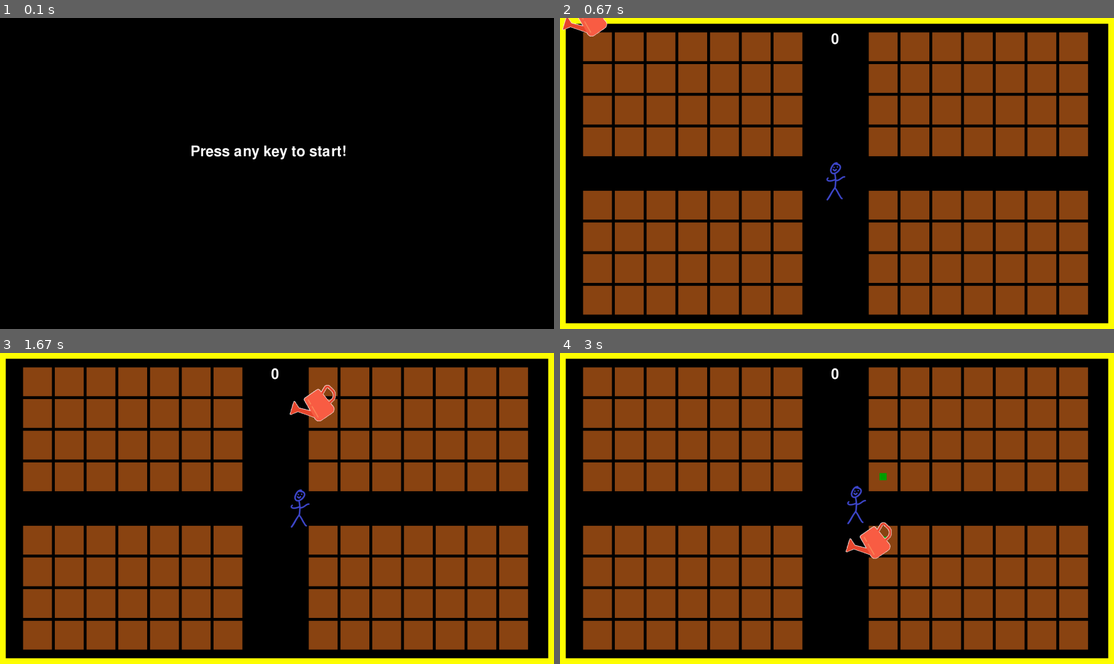
Above: before the commit, frames 1-4 (two rows, left to right).
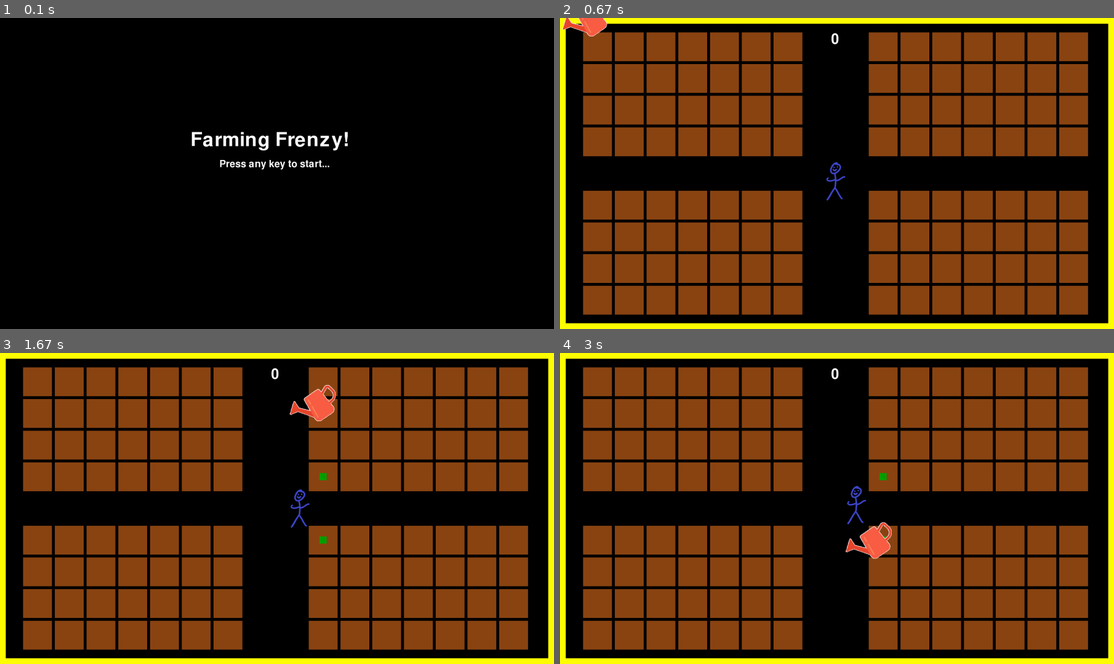
Above: after the commit, the same moments.

Repository: randaz99/PyGame-Farming-Simulator
Game: pygame game, started from Main.py
The game is run twice, just before and just after one commit, with the same random seed, the same clock (stepped at 60 frames per second) and the same inputs.
Inputs (mouse positions are in pixels of both pictures, inside the frame that each line leads up to):
- Up to frame 1 (0.1 s): no input
- Up to frame 2 (0.67 s): tap Enter at 0.33 s
- Up to frame 3 (1.67 s): press the mouse at (105, 583) at 0.7 s; move the mouse to (232, 489) at 0.8 s; release the mouse at (360, 399) at 0.93 s; hold Right 1-1.47 s; click (481, 617) at 1.08 s; hold Up from 1.5 s (still down); click (288, 402) at 1.58 s
- Up to frame 4 (3 s): release Up at 1.8 s; hold Right 1.83-2.3 s; click (704, 446) at 1.92 s; hold Left 2.33-2.87 s; click (809, 589) at 2.42 s; hold Down from 2.9 s (still down); click (842, 542) at 2.98 s

The runs differ from the first frame. In frame 1, 1.4% of the frame differs, in the area x 34-63%, y 36-49%; in frame 2, nothing differs; in frame 3, less than 0.1%; in frame 4, nothing differs.

Commit message:
added sounds

Diff:
--- a/Game.py
+++ b/Game.py
@@ -12,15 +12,21 @@
 
     def __init__(self):
         pygame.init()
-        pygame.mixer.init()
 
         scrRes = (1920, 1080)
         self.screen = pygame.display.set_mode(scrRes)
         pygame.display.set_caption('HW3_FarmingSim_Randazzo')
         self.clock = pygame.time.Clock()
 
+        pygame.mixer.init()
+        pygame.mixer.music.load("data/sounds/mary-had-a-little-lamb-blues-instrumental-191224.mp3")
+        pygame.mixer.music.set_volume(0.5)
+        pygame.mixer.music.play(loops=-1)
+
         self.start = False
-        self.titleText = Text(text="Press any key to start!", pos=(self.screen.width // 2 - 300, self.screen.height // 2 - 100))
+        self.title = Text(text="Farming Frenzy!", fontSize=100, pos=(self.screen.width // 2 - 300, self.screen.height // 2 - 150))
+        self.titleText = Text(text="Press any key to start...", fontSize=50, pos=(self.screen.width // 2 - 200, self.screen.height // 2 - 50))
+        self.screen.blit(self.title.img, self.title.collisionRect)
         self.screen.blit(self.titleText.img, self.titleText.collisionRect)
         pygame.display.update()
         while not self.start:
@@ -32,6 +38,8 @@
                     self.start = True
 
         self.player = Player(img=pygame.image.load("data/images/player.png"), pos=(self.screen.width // 2 - 50,self.screen.height // 2 - 50), colorKey=(0,0,0))
+
+        self.wateringSoundEffect = pygame.mixer.Sound("data/sounds/watering-with-a-watering-can-39121_hYEqqE5m.mp3")
         self.mouseOrigionalImg = pygame.image.load("data/images/WateringCan.PNG")
         self.mousePressedImg = self.mouseOrigionalImg.copy()
         self.mousePressedImg.fill((50,50,255), special_flags=pygame.BLEND_RGB_MULT)
@@ -132,8 +140,13 @@
             self.mouse.collisionRect = pygame.Rect(adjustedPos[0], adjustedPos[1], self.mouse.width, self.mouse.height)
             if pygame.mouse.get_pressed(num_buttons=3)[0] == True:
                 self.mouse.img = self.mousePressedImg
+                if not playing:
+                    self.wateringSoundEffect.play(loops=-1)
+                    playing = True
             else:
                 self.mouse.img = self.mouseOrigionalImg
+                self.wateringSoundEffect.stop()
+                playing = False
 
             # Pickup detection
             for pickup in self.pickups:
--- a/Plot.py
+++ b/Plot.py
@@ -17,7 +17,9 @@
         self.stageTimeRemaining = self.stageTime
         self.plant = None
         self.coolingDown = False
-        self.coolDownStartTime = pygame.time.get_ticks() - 500
+        self.coolDownStartTime = -3000
+        self.plantingSoundEffect = pygame.mixer.Sound("data/Sounds/Record 2024-10-24 at 18h18m13s-[AudioTrimmer.com].wav")
+        self.plantingSoundEffect.set_volume(0.5)
 
     @classmethod
     def setWaterBoost(cls, active):
@@ -55,6 +57,7 @@
                     adjustedPlotPos = (self.pos[0] + 75 / 2, self.pos[1] + 75 / 2)
                     self.plant = Entity(img=pygame.Surface((25, 25)), pos=adjustedPlotPos, color=(0, 160, 0))
                     # print("Planted")
+                    self.plantingSoundEffect.play()
             case 2:
                 self.resetPlot()
                 result = 1
Not shown, added: data/Links
Not shown, added: data/Sounds/Record 2024-10-24 at 18h18m13s-[AudioTrimmer.com].wav
Not shown, added: data/Sounds/mary-had-a-little-lamb-blues-instrumental-191224.mp3
Not shown, added: data/Sounds/watering-with-a-watering-can-39121.mp3
Not shown, added: data/Sounds/watering-with-a-watering-can-39121_hYEqqE5m.mp3
